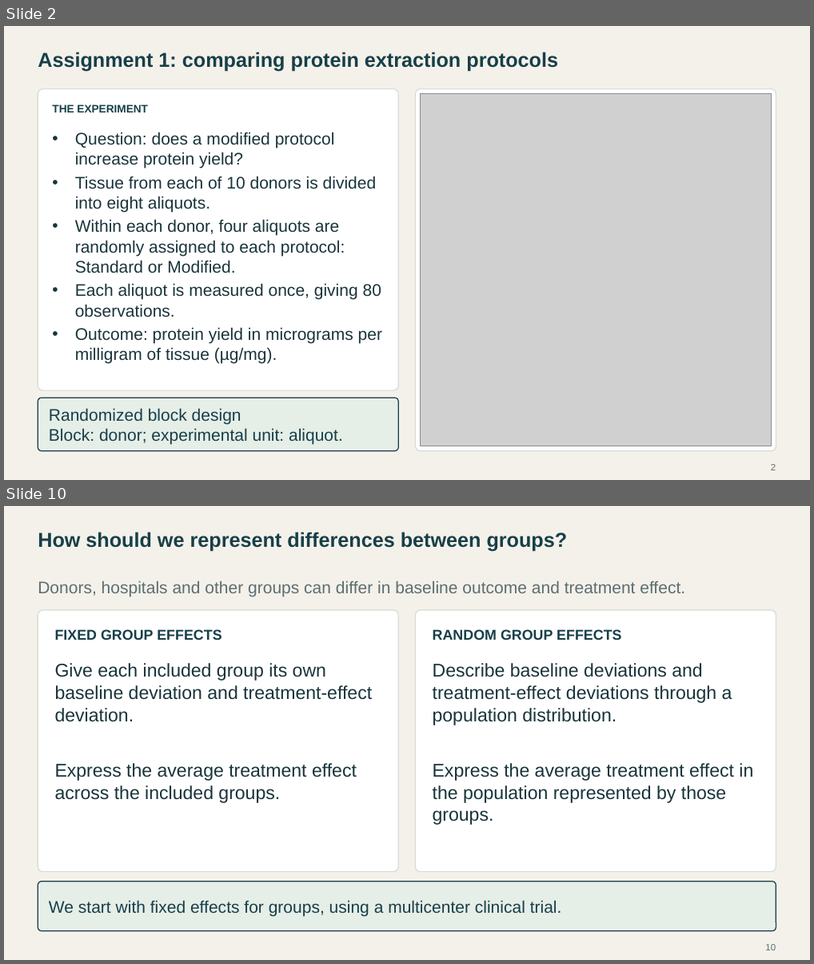
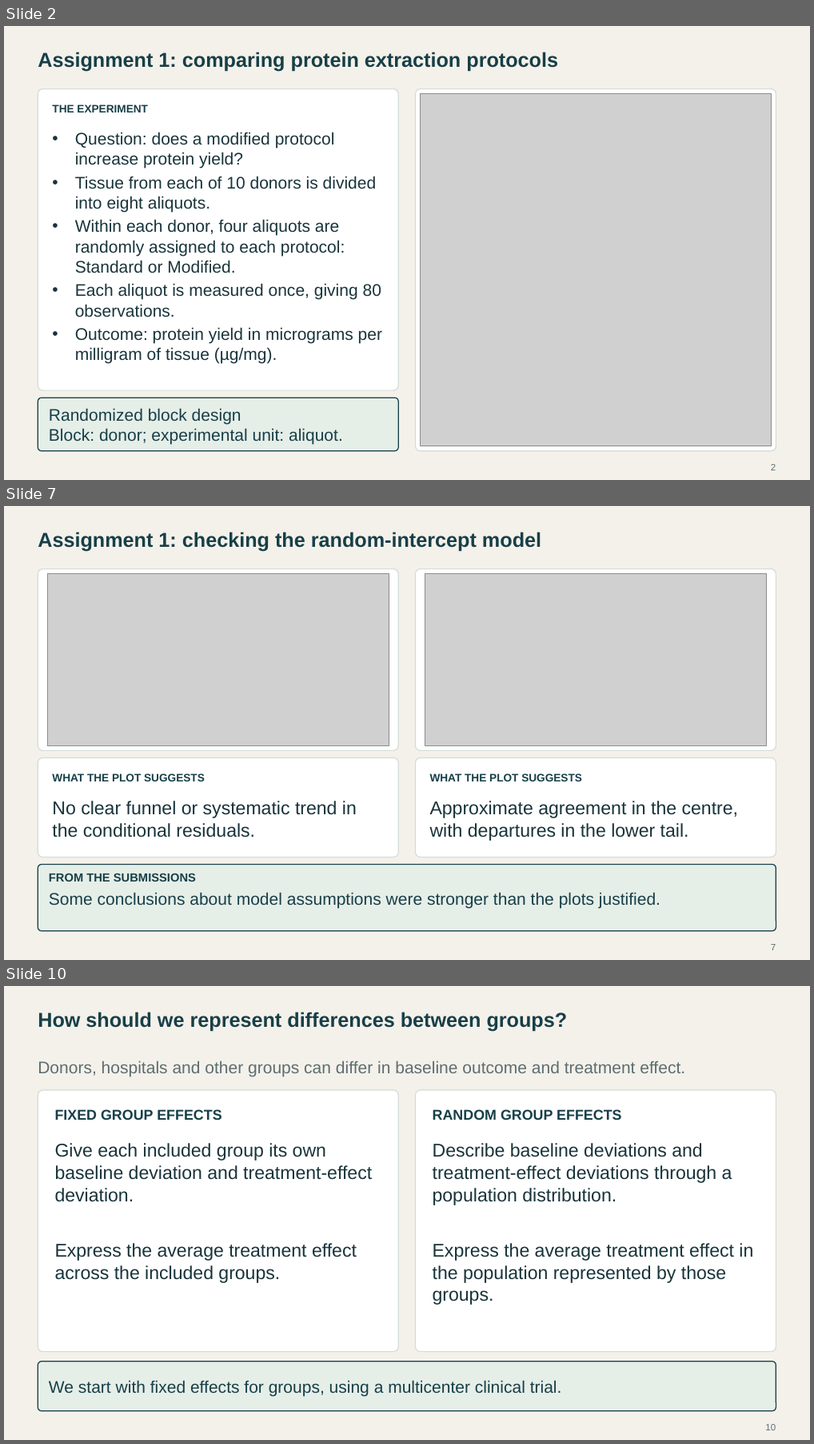
Before and after one commit to Postmus/BeyondMLR, a slide deck: lectures_2627/week2/Beyond_MLR_Week_2.pptx. Shown one above the other, each under a label of ours: slides 2 and 10 before the commit, slides 2, 7 and 10 after it; the slides between them are not shown. The pictures are 814x964 and 814x1444 pixels, drawn with LibreOffice and Linux fonts; fonts in the diff are those of the drawing; grey boxes stand for pictures. Boxes give left, top, right and bottom in pixels: in the first picture for what was removed or moved away, otherwise in the second. Text is boxed around its words. In the diff, an @@ line names an element or a change of style, - is before the commit and + after.

Commit message:
Revise Week 2 assignment walkthrough and submission feedback

```diff
--- a/lectures_2627/week2/Beyond_MLR_Week_2.pptx
+++ b/lectures_2627/week2/Beyond_MLR_Week_2.pptx
@@ slide 7 added at (x1=4, y1=506, x2=810, y2=960), background #F4F1EA @@
@@ text added at (x1=38, y1=532, x2=542, y2=552), 24 pt, text #173F48, bold @@
+Assignment 1: checking the random-intercept model
@@ rounded rectangle added at (x1=38, y1=569, x2=398, y2=751), fill #FFFFFF, outline #D3DDD6 1.1 pt @@
@@ picture added at (x1=47, y1=574, x2=389, y2=745) @@
@@ rounded rectangle added at (x1=415, y1=569, x2=776, y2=751), fill #FFFFFF, outline #D3DDD6 1.1 pt @@
@@ picture added at (x1=426, y1=574, x2=767, y2=745) @@
@@ rounded rectangle added at (x1=38, y1=758, x2=398, y2=857), fill #FFFFFF, outline #D3DDD6 1.1 pt @@
@@ rounded rectangle added at (x1=415, y1=758, x2=776, y2=857), fill #FFFFFF, outline #D3DDD6 1.1 pt @@
@@ text added at (x1=52, y1=773, x2=205, y2=781), 13 pt, text #173F48, bold @@
+WHAT THE PLOT SUGGESTS
@@ text added at (x1=430, y1=773, x2=582, y2=781), 13 pt, text #173F48, bold @@
+WHAT THE PLOT SUGGESTS
@@ text added at (x1=52, y1=800, x2=357, y2=837), 22 pt, text #19343B @@
+No clear funnel or systematic trend in the conditional residuals.
@@ text added at (x1=430, y1=800, x2=738, y2=840), 22 pt, text #19343B @@
+Approximate agreement in the centre, with departures in the lower tail.
@@ rounded rectangle added at (x1=38, y1=864, x2=777, y2=931), fill #E6EEE8, outline #173F48 1.2 pt @@
@@ text added at (x1=49, y1=872, x2=196, y2=881), 14 pt, text #173F48, bold @@
+FROM THE SUBMISSIONS
@@ text added at (x1=49, y1=892, x2=661, y2=908), 20 pt, text #173F48 @@
+Some conclusions about model assumptions were stronger than the plots justified.
@@ page number added at (x1=771, y1=944, x2=776, y2=950), 11 pt, text #5C6E72 @@
+7
```
Also in this commit, not shown: 1 slide changed, 5 other slides added, 6 slides removed, 24 other files.
